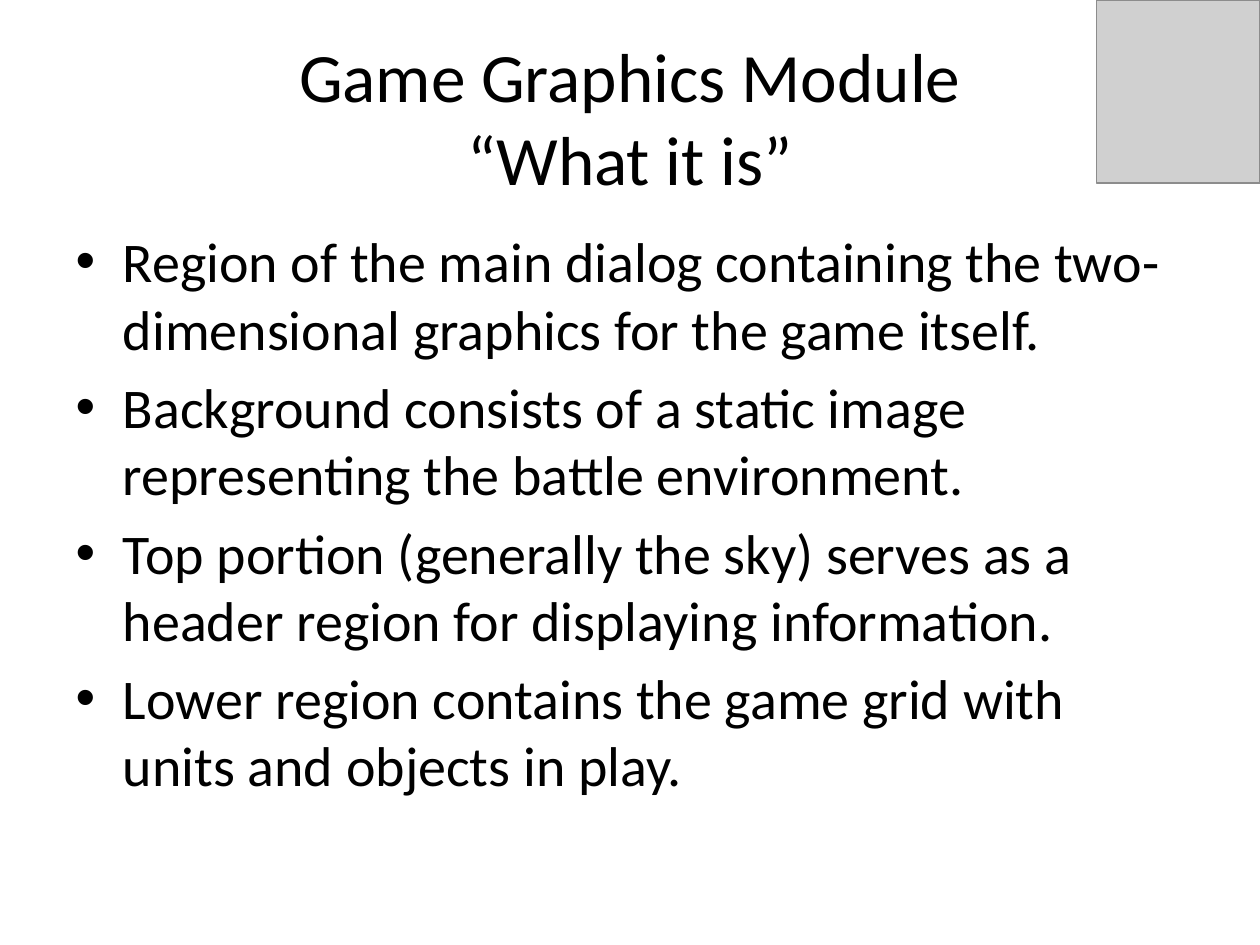
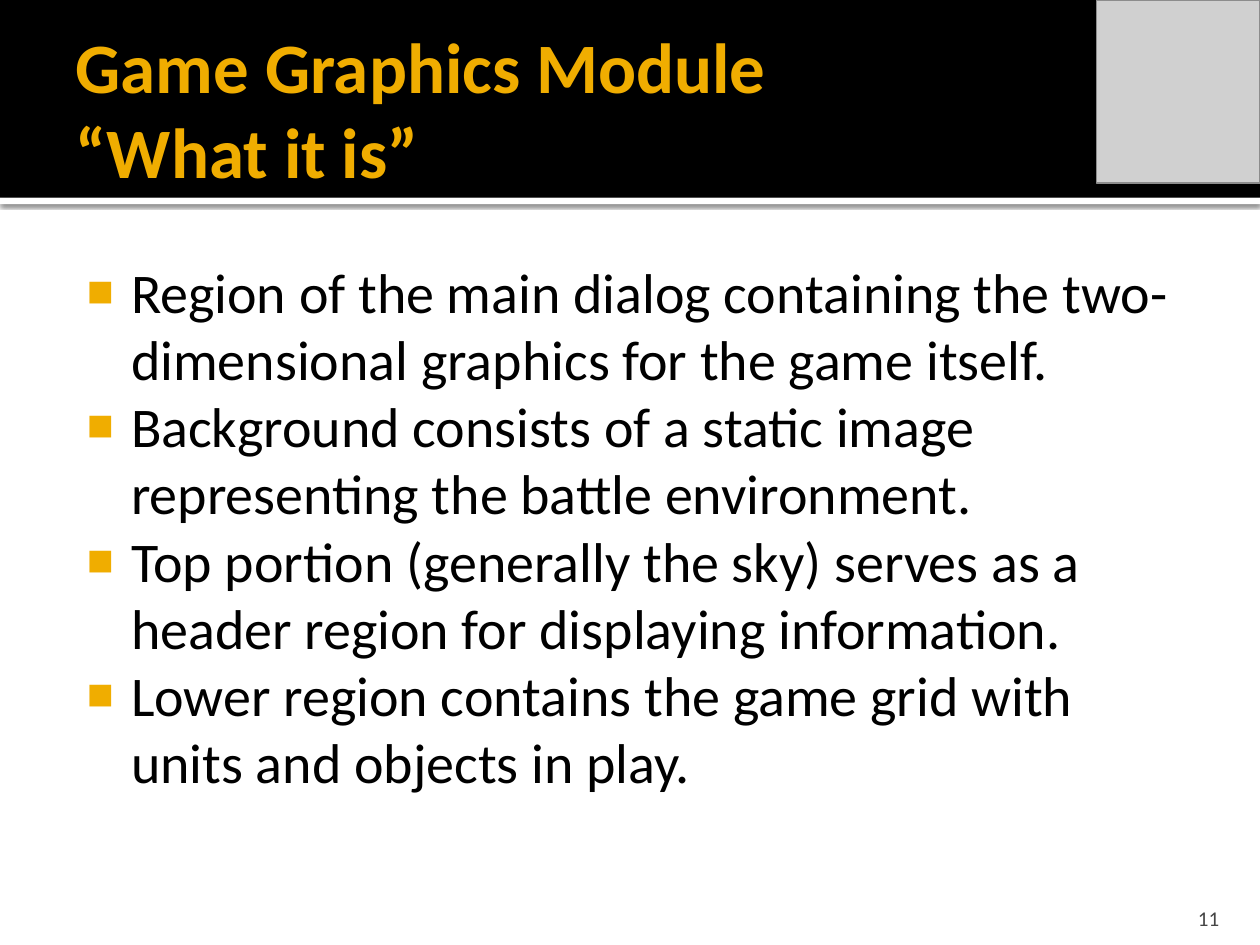
Before and after one commit to idxExtropy/duel-reality, a slide deck: slide 11 of Docs/DUEL REALITY .pptx (slide 5 before the commit). Drawn at 1260x945 pixels with LibreOffice and Linux fonts; fonts in the diff are those of the drawing; grey boxes stand for pictures. Boxes give left, top, right and bottom in pixels: in the first picture for what was removed or moved away, otherwise in the second. Text is boxed around its words. In the diff, an @@ line names an element or a change of style, - is before the commit and + after.

Commit message:
Cool Theme!!!! plus did overview / Game Mech

```diff
--- a/Docs/DUEL REALITY .pptx
+++ b/Docs/DUEL REALITY .pptx
@@ rectangle added at [0,0,1260,198], fill #000000 @@
@@ title "Game Graphics Module “What it ...": place and size @@
-title "Game Graphics Module “What it ..." at [299,54,961,186]
+title "Game Graphics Module “What it ..." at [76,43,765,179]
@@ title "Game Graphics Module “What it ..." at [76,43,765,179]: size 39.6 to 40.5 pt, text colour #000000 to #F0AD00, bold on; alignment centre to left @@
@@ rectangle added at [0,198,1260,204], fill #FFFFFF @@
@@ text "Region of the main dialog ...": place and size @@
-text "Region of the main dialog ..." at [123,243,1159,796]
+text "Region of the main dialog ..." at [131,274,1167,793]
@@ text "Region of the main dialog ..." at [131,274,1167,793]: bullet • to ■; less space between paragraphs @@
@@ page number added at [1198,912,1219,926], 12 pt, text #454545 @@
+11
```
Also in this commit, not shown: 22 other slides changed, 15 slides added, 4 slides removed.
